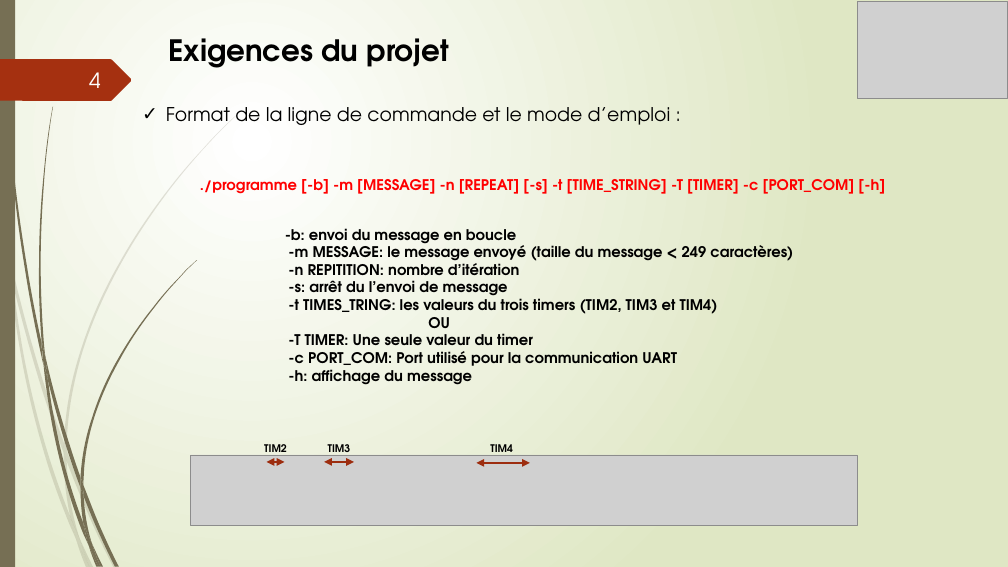
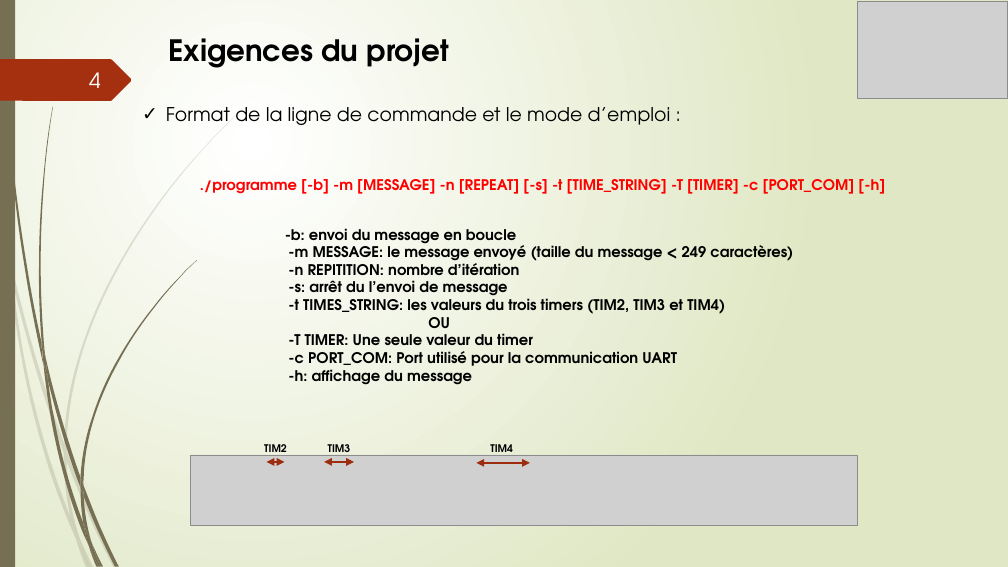
Before and after one commit to FufuAkuseru/TP-morse, a slide deck: slide 4 of Projet Morse.pptx. Drawn at 1008x567 pixels with LibreOffice and Linux fonts; fonts in the diff are those of the drawing; grey boxes stand for pictures. Boxes give left, top, right and bottom in pixels: in the first picture for what was removed or moved away, otherwise in the second. Text is boxed around its words. In the diff, an @@ line names an element or a change of style, - is before the commit and + after.

Commit message:
last version

```diff
--- a/Projet Morse.pptx
+++ b/Projet Morse.pptx
@@ text at bbox=[288, 294, 725, 314]: text changed @@
-      -t TIMES_TRING: les valeurs du trois timers (TIM2, TIM3 et TIM4)
+      -t TIMES_STRING: les valeurs du trois timers (TIM2, TIM3 et TIM4)
```
Also in this commit, not shown: 2 other slides changed, 4 slides added, 4 slides removed.
